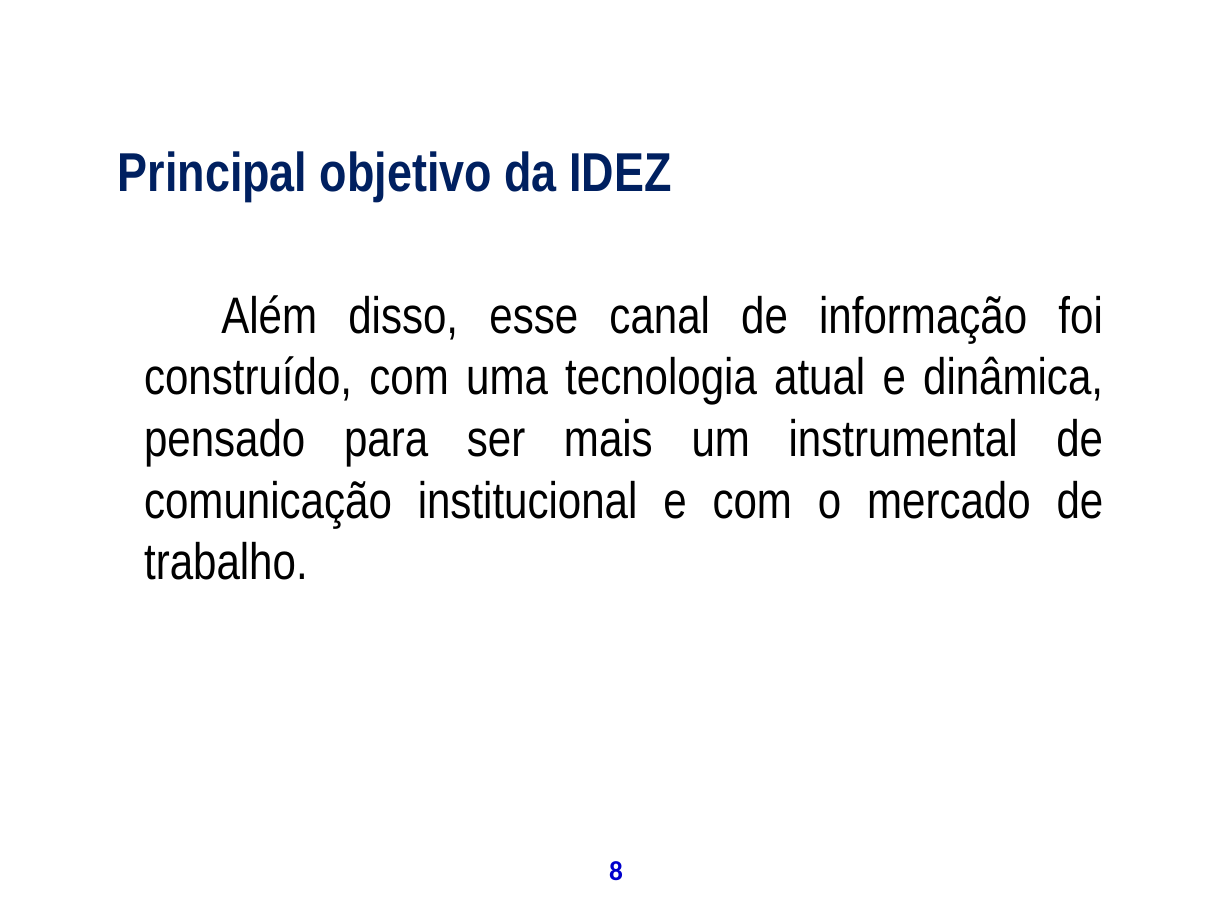
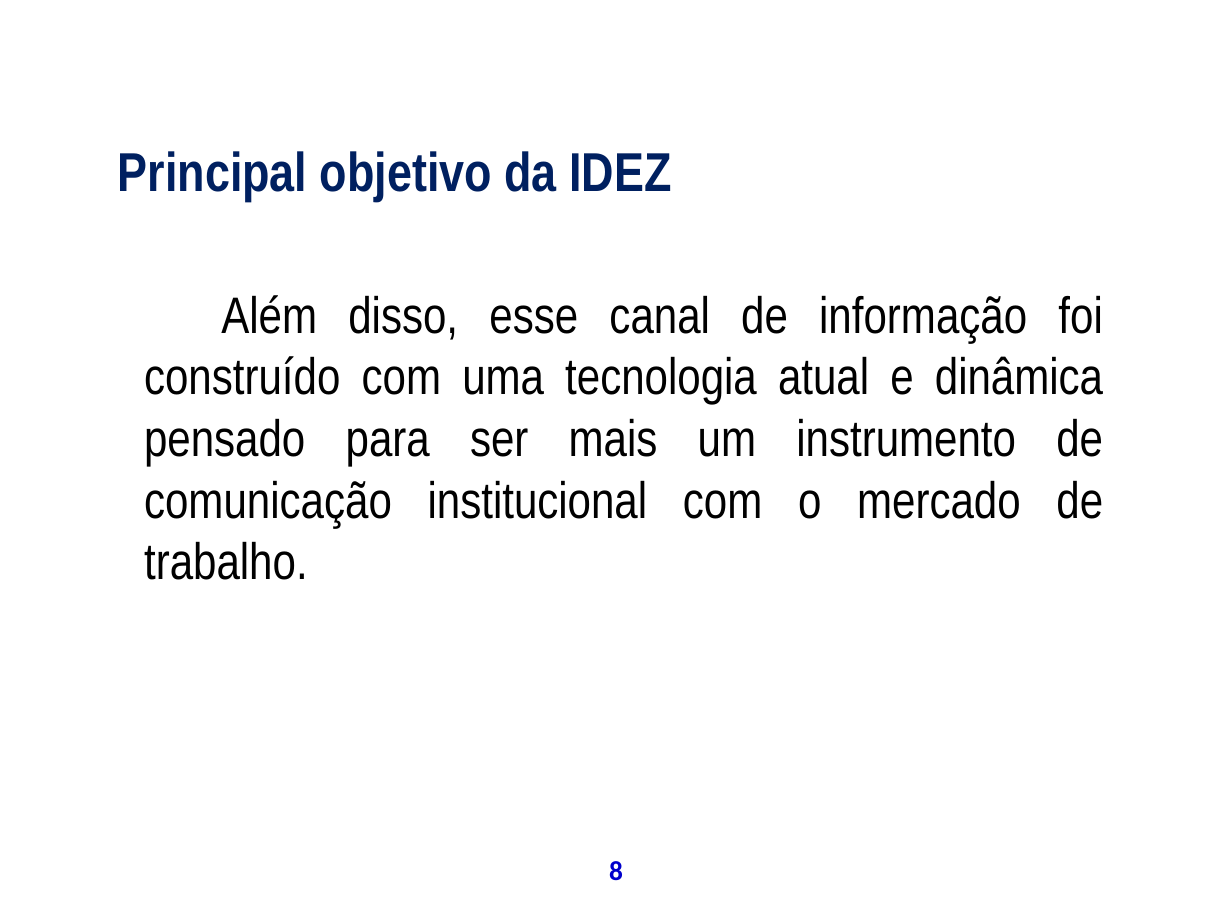
Before and after one commit to theoziran/sislodim, a slide deck: slide 8 of documentos/ProjetoPSA/Apresentação Final.ppt. Drawn at 1232x924 pixels with LibreOffice and Linux fonts; fonts in the diff are those of the drawing; background and template pictures are left out. Boxes give left, top, right and bottom in pixels: in the first picture for what was removed or moved away, otherwise in the second. Text is boxed around its words. In the diff, an @@ line names an element or a change of style, - is before the commit and + after.

```diff
--- a/documentos/ProjetoPSA/Apresentação Final.ppt
+++ b/documentos/ProjetoPSA/Apresentação Final.ppt
@@ text at box(144, 295, 1103, 580): text changed @@
-Além disso, esse canal de informação foi construído, com uma tecnologia atual e dinâmica, pensado para ser mais um instrumental de comunicação institucional e com o mercado de trabalho.
+Além disso, esse canal de informação foi construído com uma tecnologia atual e dinâmica pensado para ser mais um instrumento de comunicação institucional com o mercado de trabalho.
```
Also in this commit, not shown: 46 other slides changed, 4 slides added, 1 slide removed.
